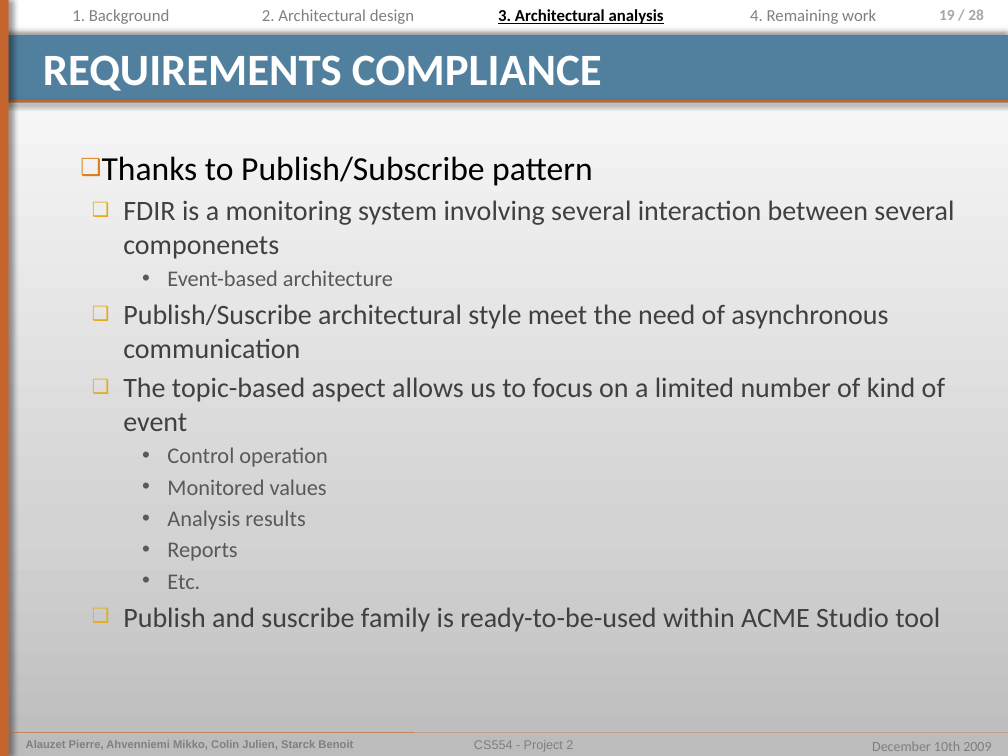
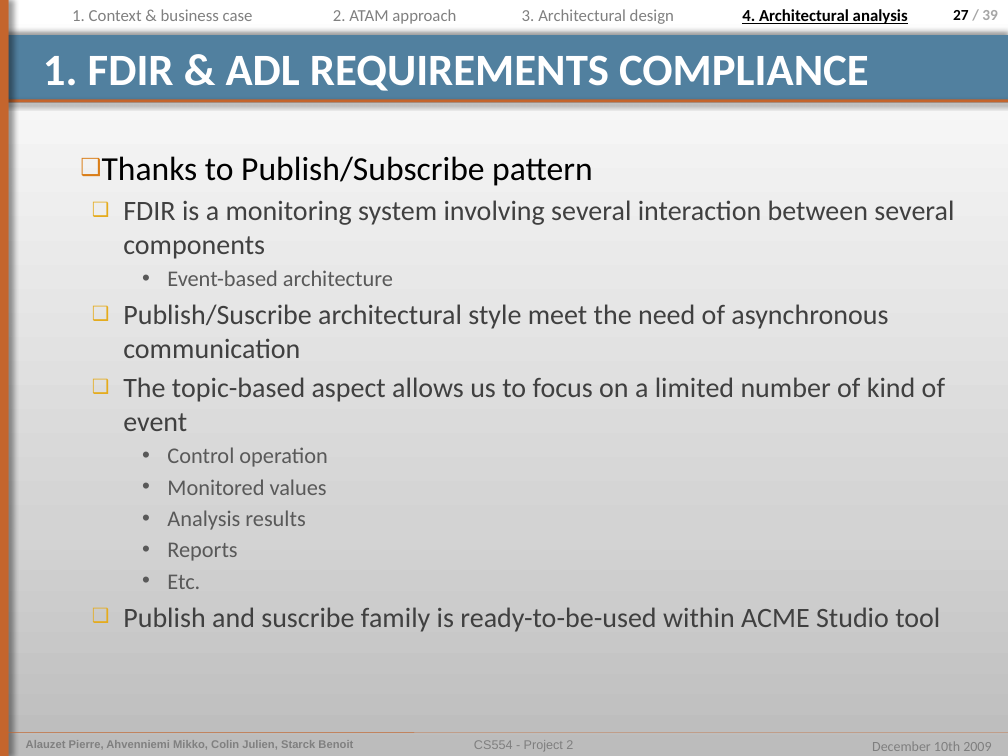
Before and after one commit to pierrealauzet/euroteam, a slide deck: slide 27 of Project 2/PartFinal/CS554_EuroTeam_Project2_Final_Mikko.pptx (slide 19 before the commit). Drawn at 1008x756 pixels with LibreOffice and Linux fonts; fonts in the diff are those of the drawing. Boxes give left, top, right and bottom in pixels: in the first picture for what was removed or moved away, otherwise in the second. Text is boxed around its words. In the diff, an @@ line names an element or a change of style, - is before the commit and + after.

```diff
--- a/Project 2/PartFinal/CS554_EuroTeam_Project2_Final_Mikko.pptx
+++ b/Project 2/PartFinal/CS554_EuroTeam_Project2_Final_Mikko.pptx
@@ text at [72, 9, 253, 21]: text changed @@
-1. Background
+1. Context & business case
@@ text at [333, 9, 456, 24]: text changed @@
-2. Architectural design
+2. ATAM approach
@@ text at [522, 9, 674, 24]: text changed; text colour #000000 to #808080; bold off @@
-3. Architectural analysis
+3. Architectural design
@@ text at [742, 9, 908, 24]: text changed; text colour #808080 to #000000; bold on @@
-4. Remaining work
+4. Architectural analysis
@@ page number at [953, 10, 998, 20]: text changed @@
-19 / 28
+27 / 39
@@ title at [43, 55, 869, 91]: text changed @@
-REQUIREMENTS COMPLIANCE
+1. FDIR & ADL REQUIREMENTS COMPLIANCE
@@ text at [123, 200, 954, 259]: text changed @@
-  ❑ FDIR is a monitoring system involving several interaction between several componenets
+  ❑ FDIR is a monitoring system involving several interaction between several components
```
Also in this commit, not shown: 23 other slides changed, 16 slides added, 4 slides removed, 1 other file.
